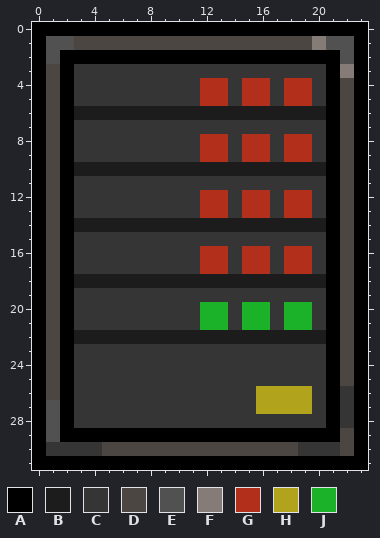
File history of a pixel-art sprite, Items/WirelessServer.png. Above is the file before it was changed.
The file is 24x32 pixels. Colours within 5 levels of each other are drawn and written as one.
Palette (. is transparent): A #000000  B #1c1c1c  C #353535  D #4c4642  E #515151  F #867c77  G #b12f1b  H #b1a31b  J #1bb129
Once edited:
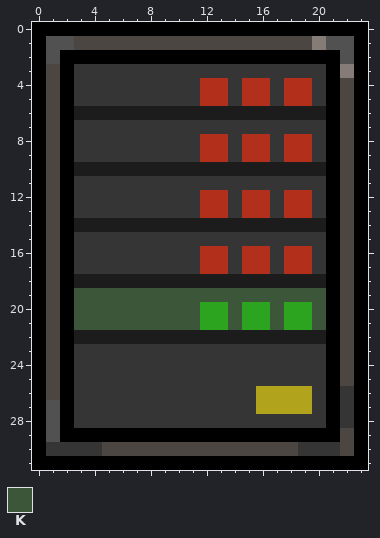
Colours new in this view: K #3c563a
Author's note on the commit: adeed server versions items
The edit:
colour J: #1bb129 -> #2ca420
Changed rows in their new state; - is a pixel that keeps its letter.
first column x 3:
19 KKKKKKKKKKKKKKKKKK
20 KKKKKKKKK--K--K--K
21 KKKKKKKKK--K--K--K
Pixel boxes of the changes (left, top, right, bottom) in both pictures:
changed: (74, 288, 326, 330)
